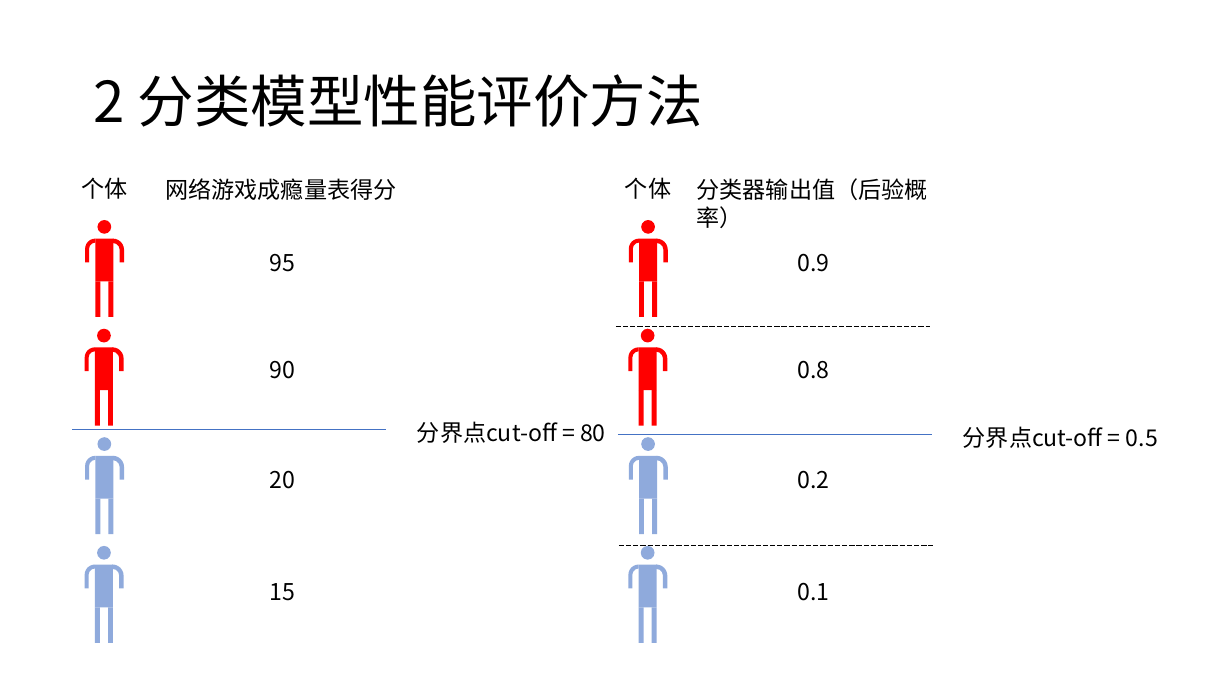
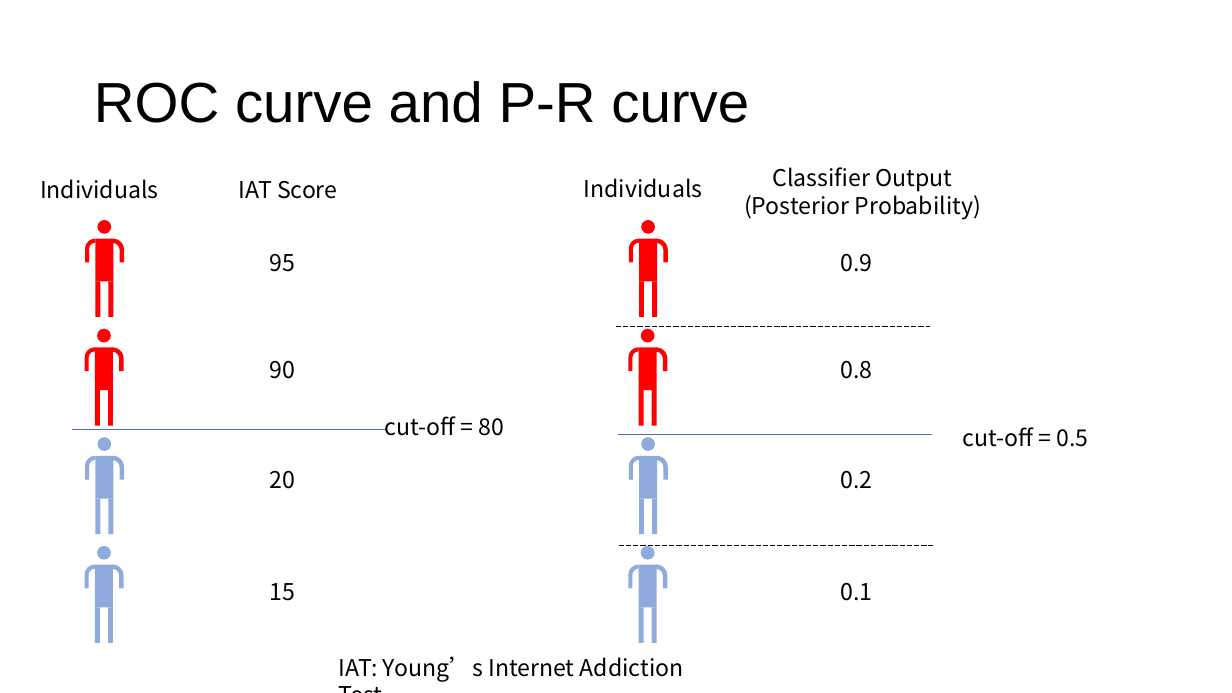
Before and after one commit to fenmeng123/2023_MentalHelath_PredictiveModeling, a slide deck: slide 10 of Supp_3_Slides_for_Model_Evaluation_Indices/Supplemental Slides-Model Evaluation Indices [English].pptx (slide 9 before the commit). Drawn at 1232x693 pixels with LibreOffice and Linux fonts; fonts in the diff are those of the drawing. Boxes give left, top, right and bottom in pixels: in the first picture for what was removed or moved away, otherwise in the second. Text is boxed around its words. In the diff, an @@ line names an element or a change of style, - is before the commit and + after.

```diff
--- a/Supp_3_Slides_for_Model_Evaluation_Indices/Supplemental Slides-Model Evaluation Indices [English].pptx
+++ b/Supp_3_Slides_for_Model_Evaluation_Indices/Supplemental Slides-Model Evaluation Indices [English].pptx
@@ title at (94,81,749,123): text changed; font Noto Sans CJK SC to Arial @@
-2 分类模型性能评价方法
+ROC curve and P-R curve
@@ text at (40,179,159,199): text changed @@
-个体
+Individuals
@@ text added at (584,178,703,198), 18 pt, text #000000 @@
+Individuals
@@ text removed at (625,177,671,199) @@
-个体
@@ text at (744,167,981,220): text changed @@
-分类器输出值（后验概率）
+Classifier Output (Posterior Probability)
@@ text at (239,180,337,199): text changed @@
-网络游戏成瘾量表得分
+IAT Score
@@ text at (385,416,504,436): text changed @@
-分界点cut-off = 80
+cut-off = 80
@@ text at (963,427,1089,447): text changed @@
-分界点cut-off = 0.5
+cut-off = 0.5
@@ 4 texts: place and size @@
-4 texts at (797,253,829,601)
+4 texts at (840,253,872,601)
@@ text added at (339,656,684,681), 18 pt, text #000000 @@
+IAT: Young’s Internet Addiction Test
```
Also in this commit, not shown: 2 other slides changed, 10 slides added, 9 slides removed, 1 other file.
